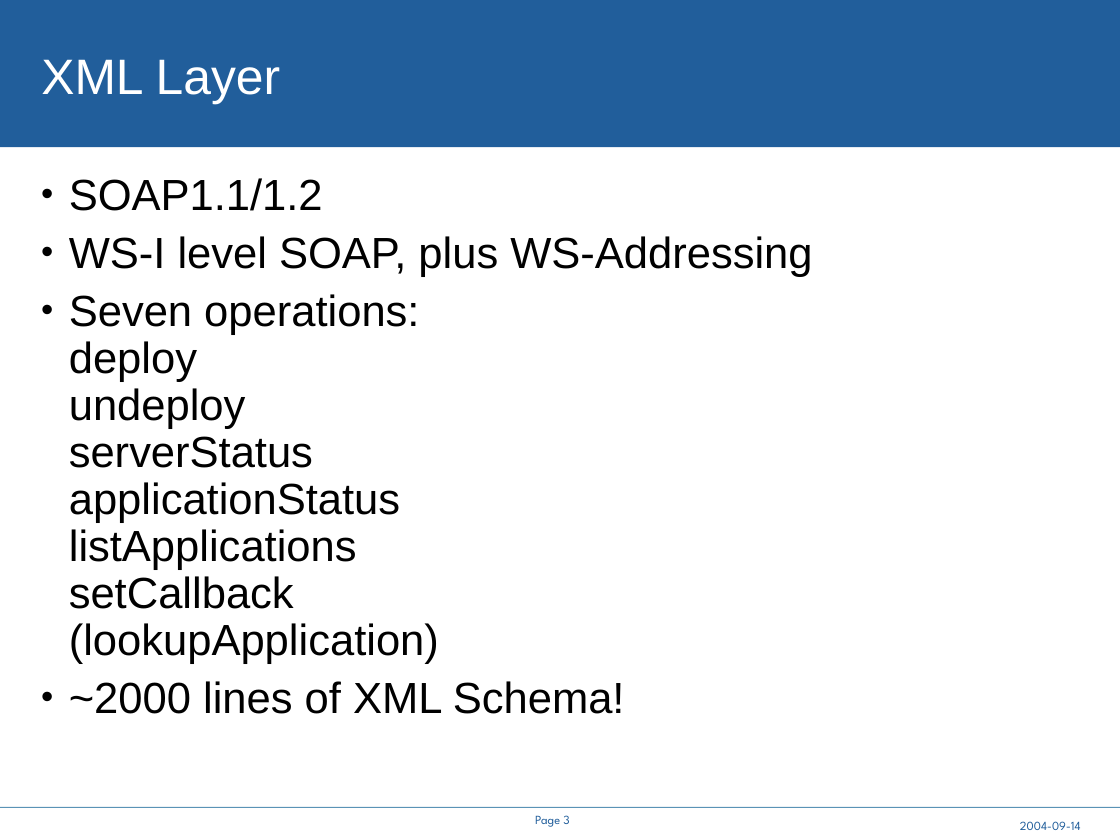
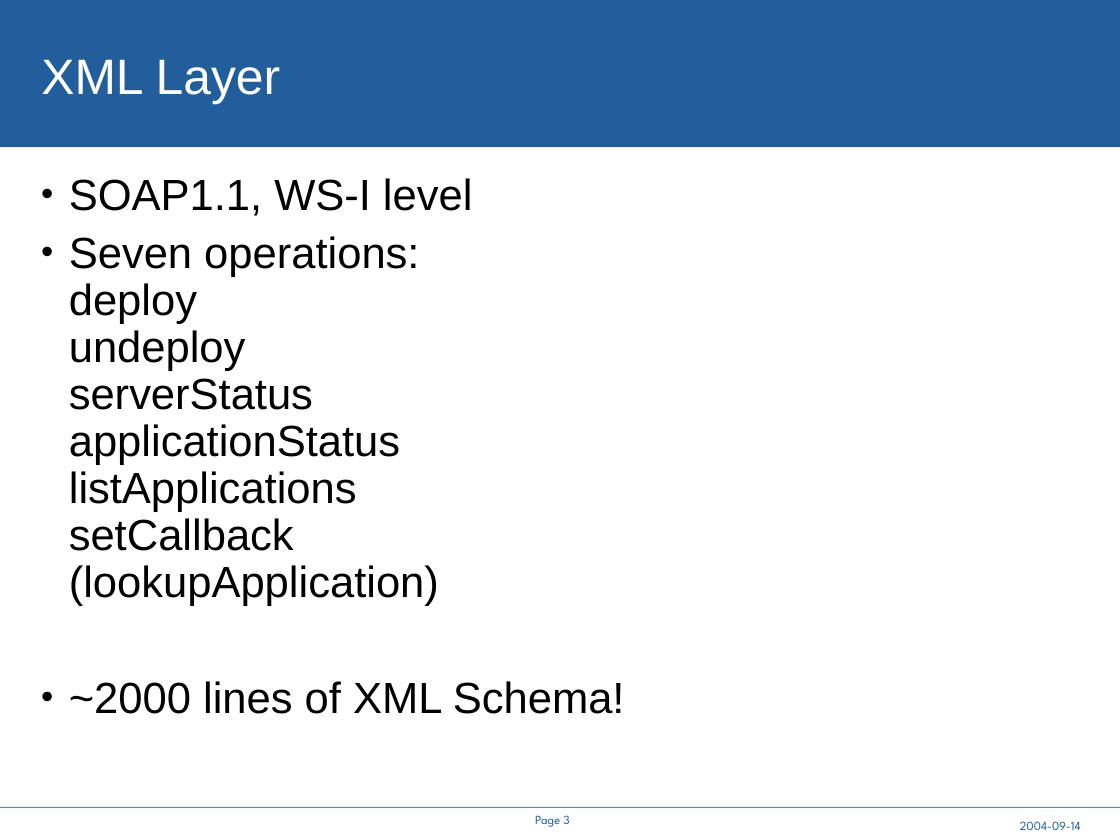
Before and after one commit to steveloughran/smartfrog, a slide deck: slide 3 of core/components/cddlm/doc/A Service API for deployment.ppt. Drawn at 1120x840 pixels with LibreOffice and Linux fonts; fonts in the diff are those of the drawing; background and template pictures are left out. Boxes give left, top, right and bottom in pixels: in the first picture for what was removed or moved away, otherwise in the second. Text is boxed around its words. In the diff, an @@ line names an element or a change of style, - is before the commit and + after.

```diff
--- a/core/components/cddlm/doc/A Service API for deployment.ppt
+++ b/core/components/cddlm/doc/A Service API for deployment.ppt
@@ text at box(69, 178, 473, 216): text changed @@
-• SOAP1.1/1.2
-• WS-I level SOAP, plus WS-Addressing
+• SOAP1.1, WS-I level
```
Also in this commit, not shown: 7 other slides changed, 2 slides added, 1 slide removed, 2 other files.
